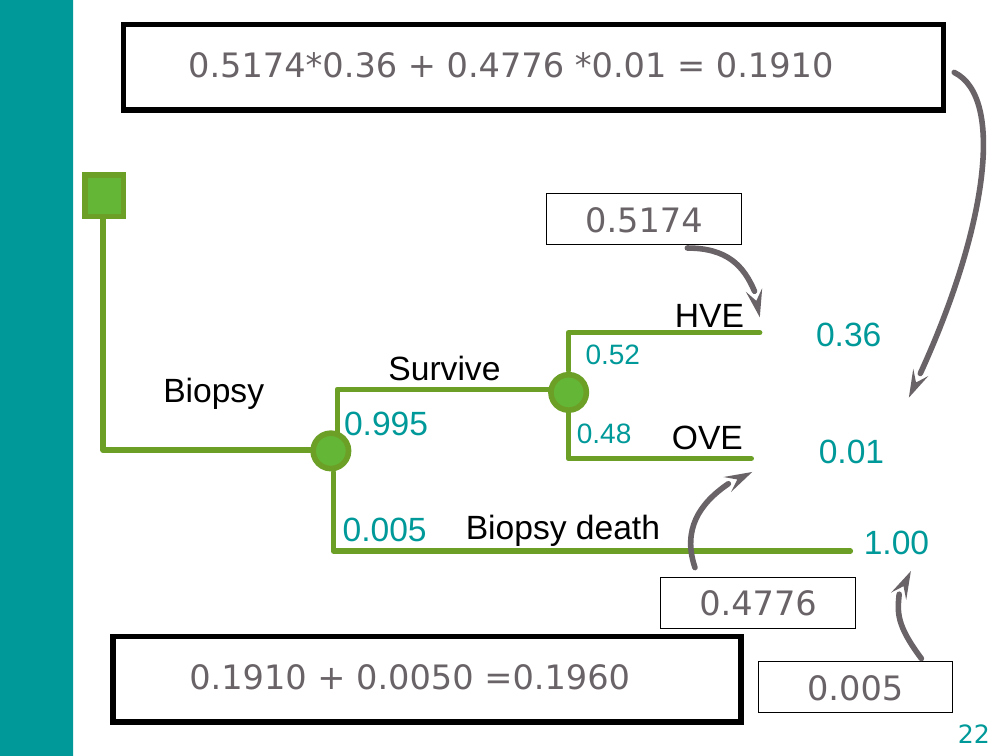
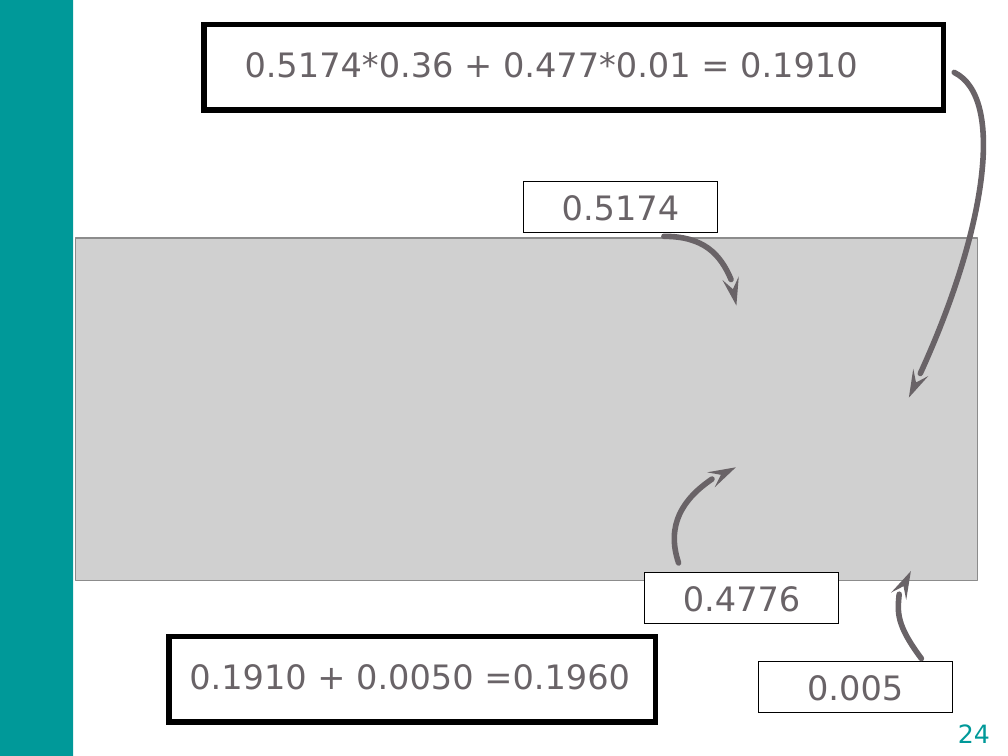
Before and after one commit to DARTH-git/Course-Modularization, a slide deck: slide 24 of static/Course_Modularization/Decision trees/Slides/DecisionTreeSlides_video.pptx (slide 22 before the commit). Drawn at 1008x756 pixels with LibreOffice and Linux fonts; fonts in the diff are those of the drawing; grey boxes stand for pictures. Boxes give left, top, right and bottom in pixels: in the first picture for what was removed or moved away, otherwise in the second. Text is boxed around its words. In the diff, an @@ line names an element or a change of style, - is before the commit and + after.

```diff
--- a/static/Course_Modularization/Decision trees/Slides/DecisionTreeSlides_video.pptx
+++ b/static/Course_Modularization/Decision trees/Slides/DecisionTreeSlides_video.pptx
@@ rectangle resized from (x1=123, y1=24, x2=943, y2=110) to (x1=204, y1=24, x2=943, y2=110) @@
@@ text at (x1=245, y1=52, x2=858, y2=78): text changed @@
-0.5174*0.36 + 0.4776 *0.01 = 0.1910
+0.5174*0.36 + 0.477*0.01 = 0.1910
@@ rectangle removed at (x1=85, y1=175, x2=123, y2=217) @@
@@ freeform shape removed at (x1=103, y1=207, x2=328, y2=451) @@
@@ rectangle "0.5174" moved from (x1=546, y1=194, x2=741, y2=245) to (x1=523, y1=181, x2=718, y2=233) @@
@@ picture added at (x1=76, y1=238, x2=978, y2=581) @@
@@ freeform shape moved from (x1=687, y1=248, x2=760, y2=318) to (x1=664, y1=236, x2=737, y2=305) @@
@@ text removed at (x1=675, y1=304, x2=744, y2=335) @@
-HVE
@@ text removed at (x1=816, y1=322, x2=881, y2=347) @@
-0.36
@@ text removed at (x1=388, y1=355, x2=500, y2=388) @@
-Survive
@@ freeform shape removed at (x1=569, y1=333, x2=760, y2=371) @@
@@ text removed at (x1=586, y1=344, x2=640, y2=365) @@
-0.52
@@ text removed at (x1=163, y1=377, x2=264, y2=409) @@
-Biopsy
@@ freeform shape removed at (x1=338, y1=389, x2=559, y2=435) @@
@@ ellipse removed at (x1=551, y1=375, x2=587, y2=410) @@
@@ text removed at (x1=344, y1=411, x2=428, y2=442) @@
-0.995
@@ freeform shape removed at (x1=569, y1=404, x2=751, y2=459) @@
@@ ellipse removed at (x1=313, y1=433, x2=349, y2=469) @@
@@ text removed at (x1=577, y1=423, x2=631, y2=444) @@
-0.48
@@ text removed at (x1=672, y1=425, x2=743, y2=450) @@
-OVE
@@ text removed at (x1=819, y1=439, x2=884, y2=464) @@
-0.01
@@ freeform shape removed at (x1=334, y1=473, x2=851, y2=551) @@
@@ freeform shape moved from (x1=672, y1=472, x2=775, y2=568) to (x1=656, y1=467, x2=759, y2=563) @@
@@ text removed at (x1=343, y1=517, x2=427, y2=542) @@
-0.005
@@ text removed at (x1=466, y1=514, x2=660, y2=546) @@
-Biopsy death
@@ text removed at (x1=864, y1=530, x2=929, y2=555) @@
-1.00
@@ rectangle "0.4776" moved from (x1=661, y1=578, x2=856, y2=629) to (x1=644, y1=573, x2=839, y2=624) @@
@@ rectangle resized from (x1=113, y1=636, x2=741, y2=722) to (x1=168, y1=636, x2=655, y2=722) @@
@@ page number at (x1=958, y1=724, x2=990, y2=743): text changed @@
-22
+24
```
Also in this commit, not shown: 7 other slides changed, 6 slides added, 5 slides removed, 21 other files.
